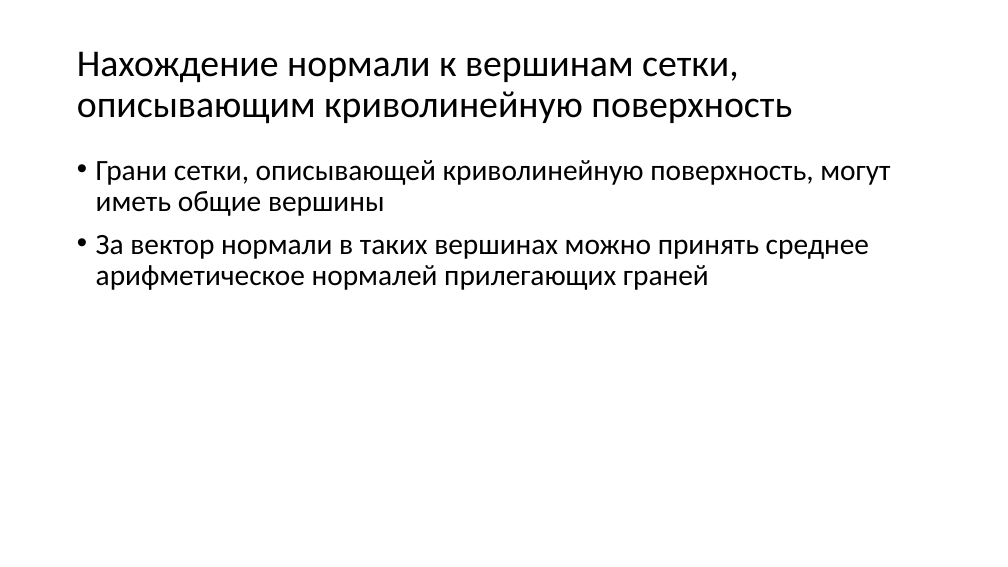
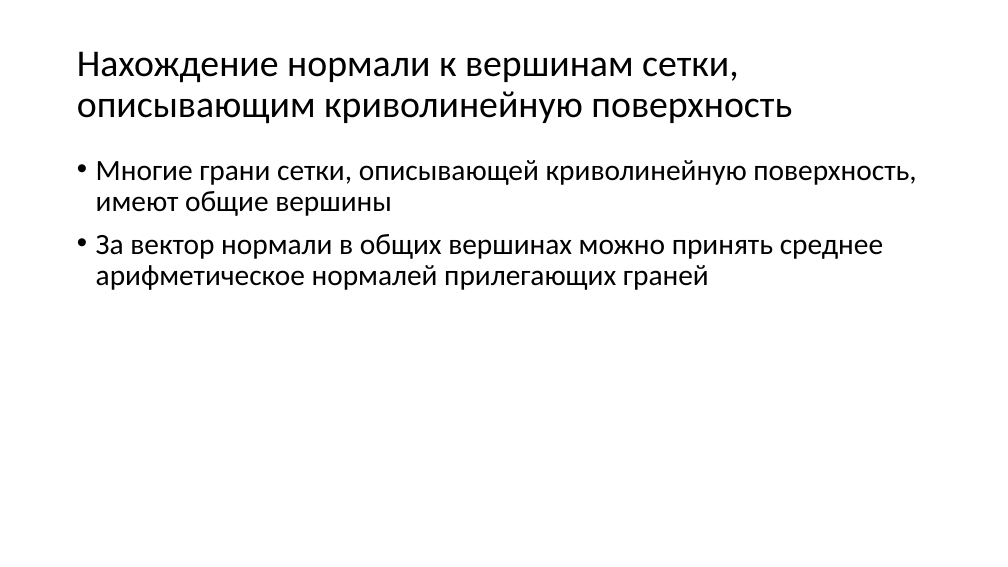
Before and after one commit to alexey-malov/cg-course, a slide deck: slide 29 of lectures/04 - Визуализация трехмерных объектов.pptx (slide 30 before the commit). Drawn at 1008x567 pixels with LibreOffice and Linux fonts; fonts in the diff are those of the drawing. Boxes give left, top, right and bottom in pixels: in the first picture for what was removed or moved away, otherwise in the second. Text is boxed around its words. In the diff, an @@ line names an element or a change of style, - is before the commit and + after.

```diff
--- a/lectures/04 - Визуализация трехмерных объектов.pptx
+++ b/lectures/04 - Визуализация трехмерных объектов.pptx
@@ text at (x1=96, y1=160, x2=916, y2=290): text changed @@
-• Грани сетки, описывающей криволинейную поверхность, могут иметь общие вершины
-• За вектор нормали в таких вершинах можно принять среднее арифметическое нормалей прилегающих граней
+• Многие грани сетки, описывающей криволинейную поверхность, имеют общие вершины
+• За вектор нормали в общих вершинах можно принять среднее арифметическое нормалей прилегающих граней
```
Also in this commit, not shown: 10 other slides changed, 1 slide added, 1 slide removed.
